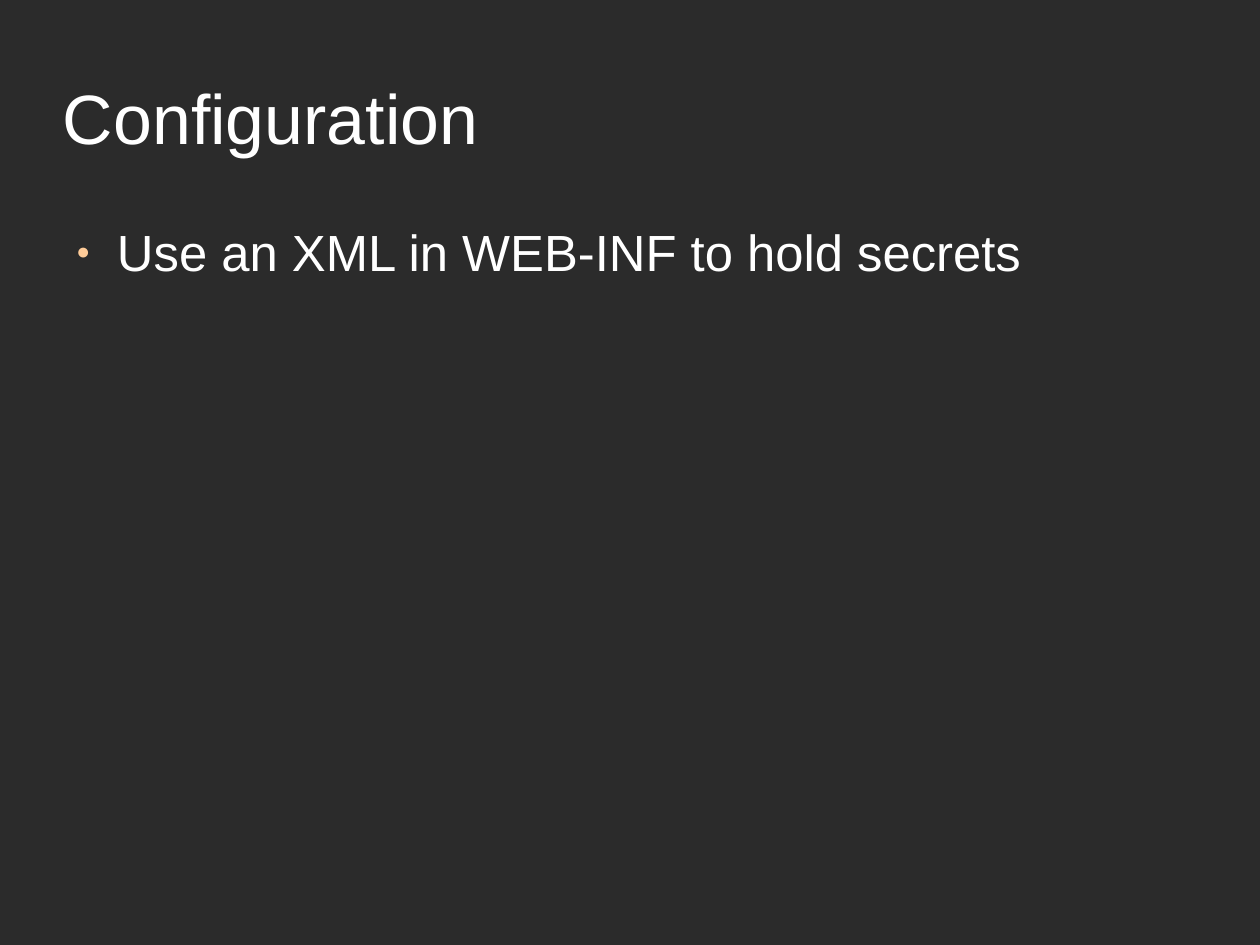
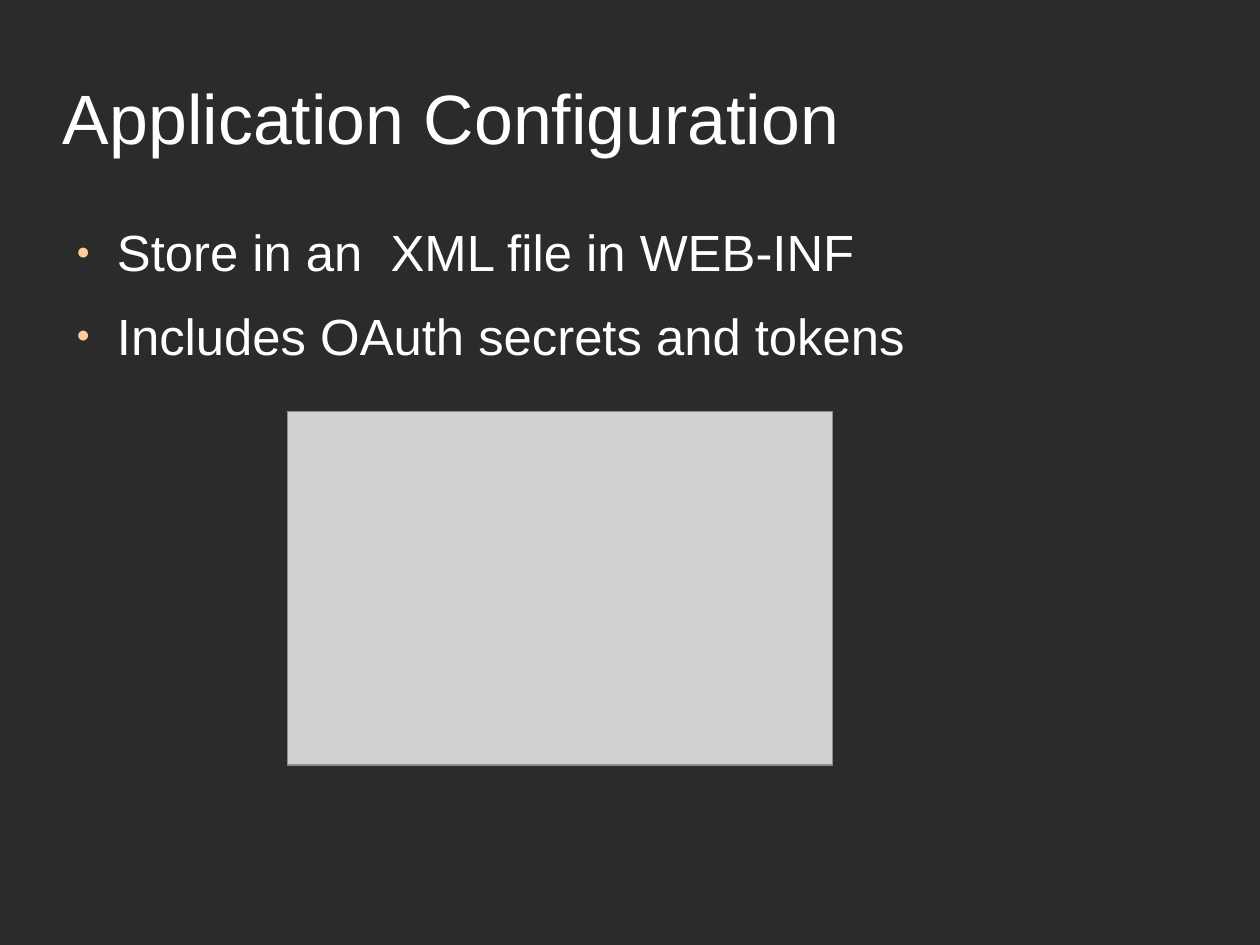
Before and after one commit to apb2006/graphxq, a slide deck: slide 27 of src/graphxq/talk/BaseX-user-group-talk.odp (slide 26 before the commit). Drawn at 1260x945 pixels with LibreOffice and Linux fonts; fonts in the diff are those of the drawing; grey boxes stand for pictures; background and template pictures are left out; a plain dark background stands for a picture behind light text. Boxes give left, top, right and bottom in pixels: in the first picture for what was removed or moved away, otherwise in the second. Text is boxed around its words. In the diff, an @@ line names an element or a change of style, - is before the commit and + after.

```diff
--- a/src/graphxq/talk/BaseX-user-group-talk.odp
+++ b/src/graphxq/talk/BaseX-user-group-talk.odp
@@ title at [63,93,839,157]: text changed @@
-Configuration
+Application Configuration
@@ text at [117,234,905,356]: text changed @@
-● Use an XML in WEB-INF to hold secrets
+● Store in an XML file in WEB-INF
+● Includes OAuth secrets and tokens
@@ picture added at [287,412,832,765] @@
```
Also in this commit, not shown: 16 other slides changed, 8 slides added, 8 slides removed, 15 other files.
